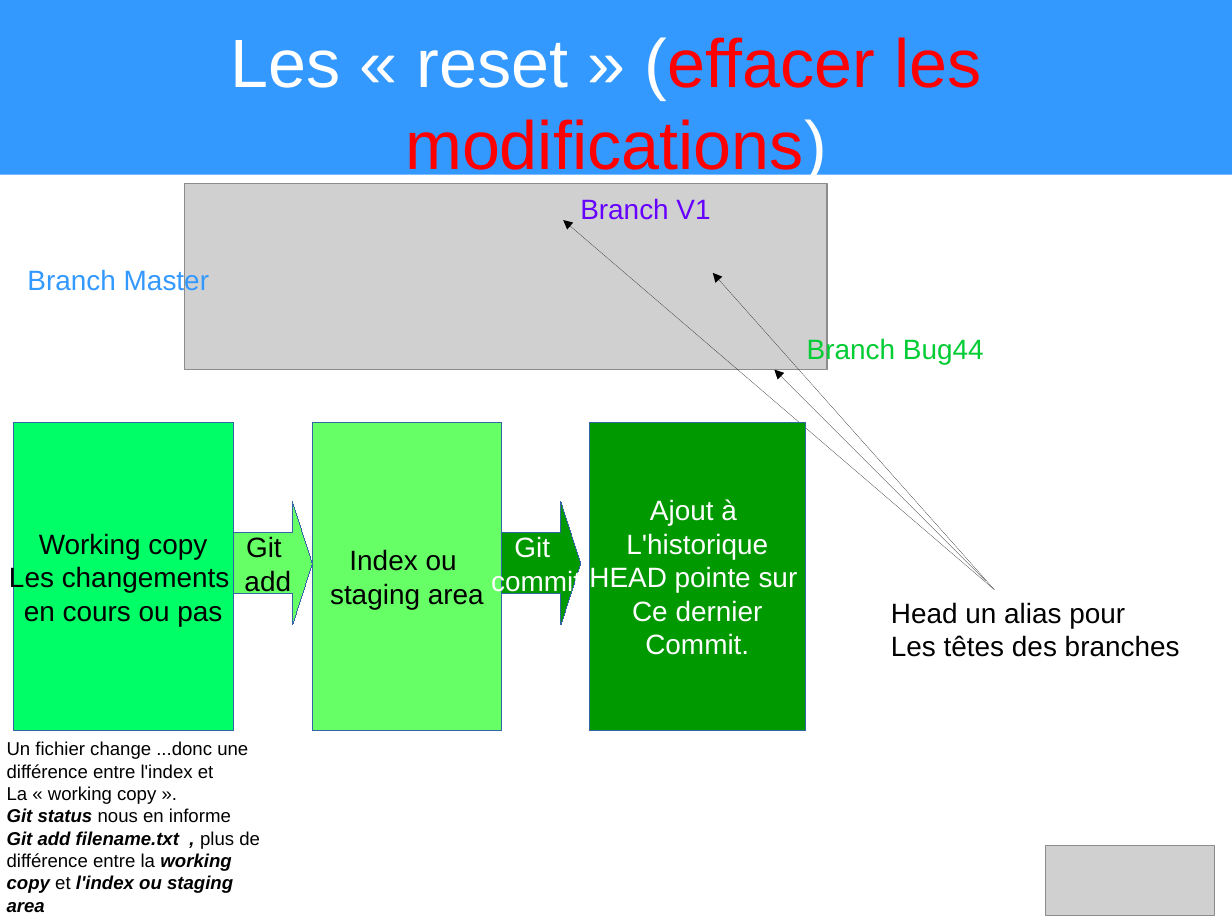
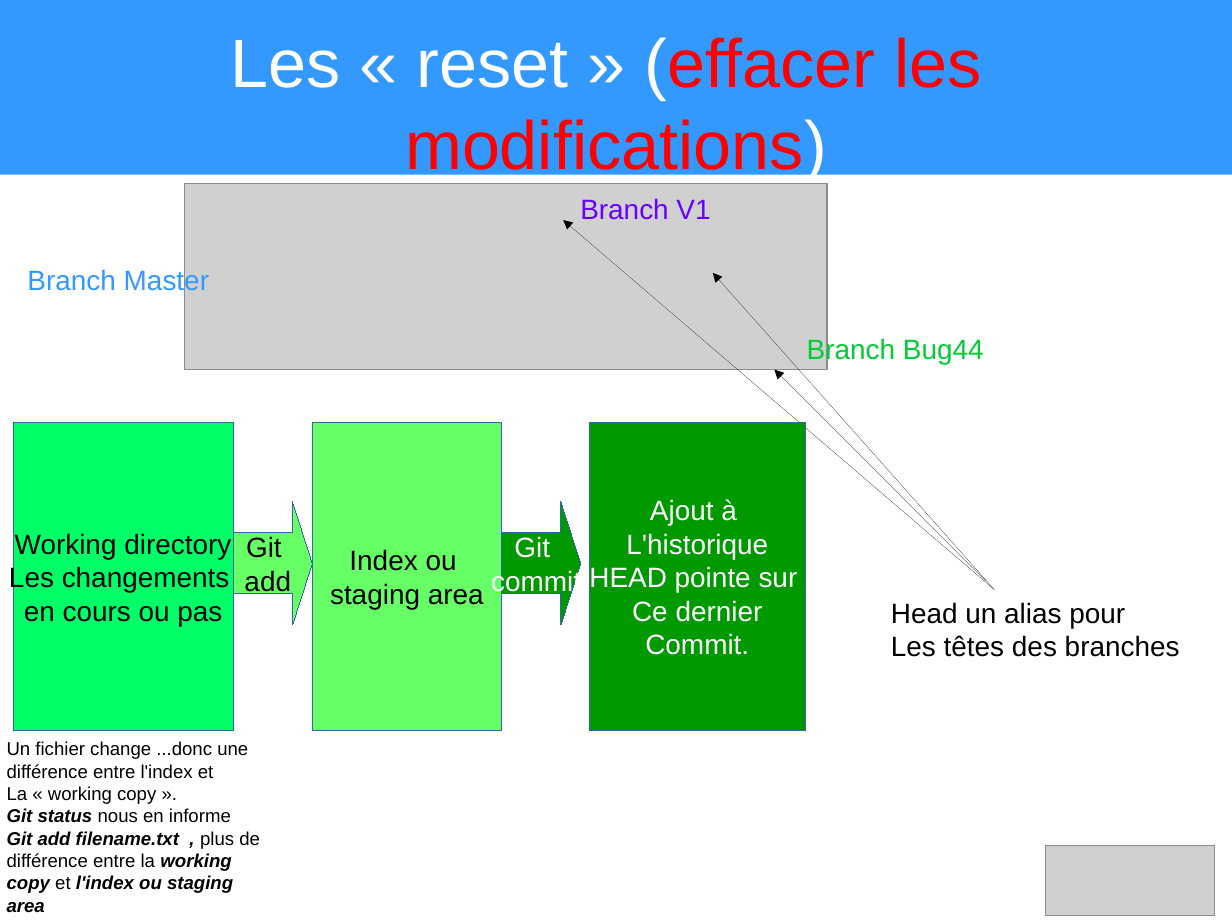
Before and after one commit to heylve/current, a slide deck: slide 14 of Presentations/git_explained.odp. Drawn at 1232x924 pixels with LibreOffice and Linux fonts; fonts in the diff are those of the drawing; grey boxes stand for pictures. Boxes give left, top, right and bottom in pixels: in the first picture for what was removed or moved away, otherwise in the second. Text is boxed around its words. In the diff, an @@ line names an element or a change of style, - is before the commit and + after.

```diff
--- a/Presentations/git_explained.odp
+++ b/Presentations/git_explained.odp
@@ text in rectangle at [15, 533, 231, 559]: text changed @@
-Working copy
+Working directory
```
Also in this commit, not shown: 3 other slides changed.
